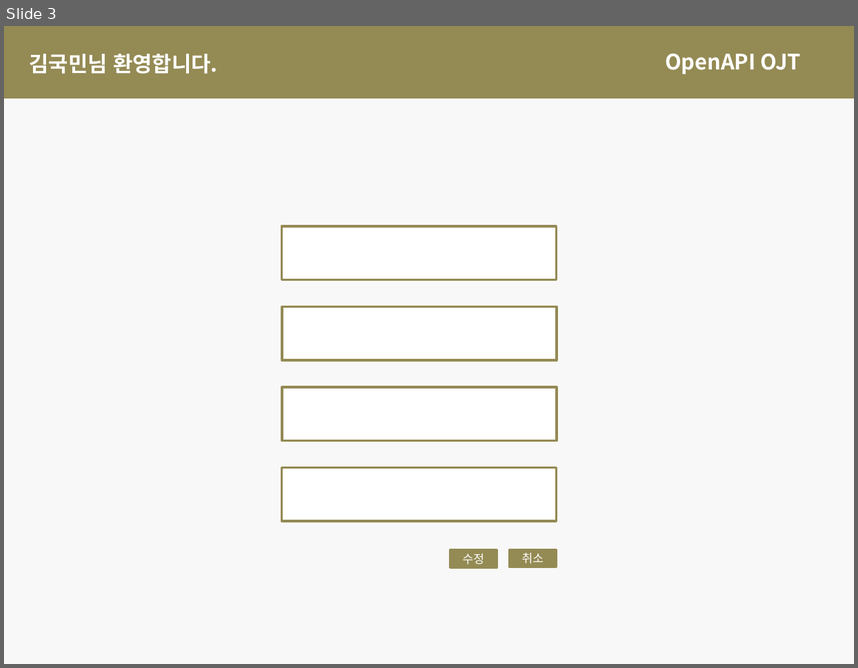
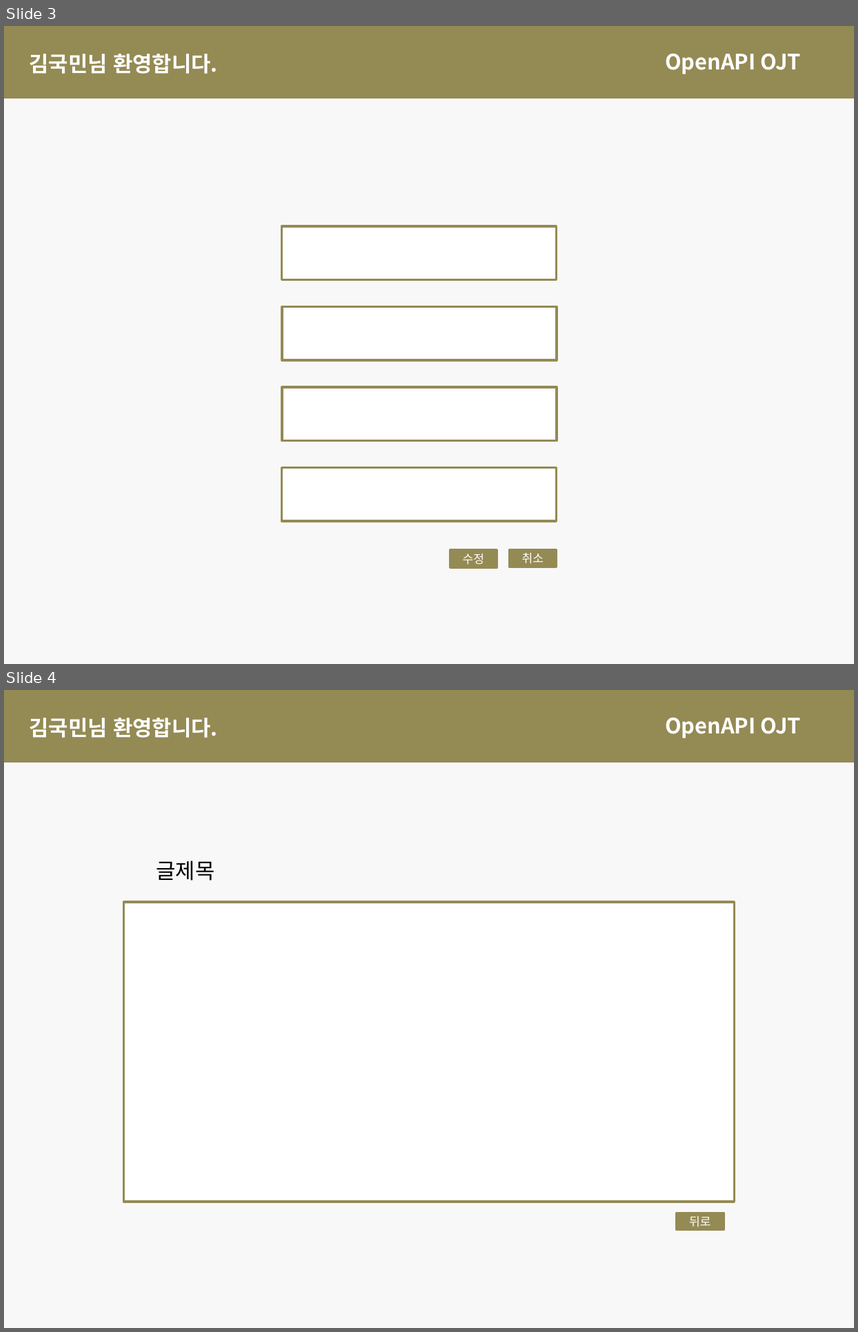
Before and after one commit to feelcard/OpenAPI_OJT, a slide deck: 화면 구성/화면구성(미완)_2020-08-19.pptx. Shown one above the other, each under a label of ours: slide 3 before the commit, slides 3 and 4 after it. The pictures are 858x668 and 858x1332 pixels, drawn with LibreOffice and Linux fonts; fonts in the diff are those of the drawing. Boxes give left, top, right and bottom in pixels: in the first picture for what was removed or moved away, otherwise in the second. Text is boxed around its words. In the diff, an @@ line names an element or a change of style, - is before the commit and + after.

```diff
--- a/화면 구성/화면구성(미완)_2020-08-19.pptx
+++ b/화면 구성/화면구성(미완)_2020-08-19.pptx
@@ slide 4 added at bbox=[4, 690, 854, 1328], background #F8F8F8 @@
@@ rectangle added at bbox=[4, 690, 854, 761], fill #948A54, outline #948A54 2 pt @@
@@ text added at bbox=[29, 718, 218, 738], 18 pt, text #FFFFFF, bold @@
+김국민님 환영합니다.
@@ text added at bbox=[665, 718, 802, 738], 18 pt, text #FFFFFF, bold @@
+OpenAPI OJT
@@ text added at bbox=[156, 860, 215, 880], 18 pt, text #000000 @@
+글제목
@@ rectangle added at bbox=[124, 902, 734, 1201], fill #FFFFFF, outline #948A54 2 pt @@
@@ rectangle added at bbox=[677, 1213, 723, 1230], fill #948A54, outline #948A54 2 pt, 10 pt, text #FFFFFF @@
+뒤로
```
Also in this commit, not shown: 1 slide changed, 1 other slide added.
